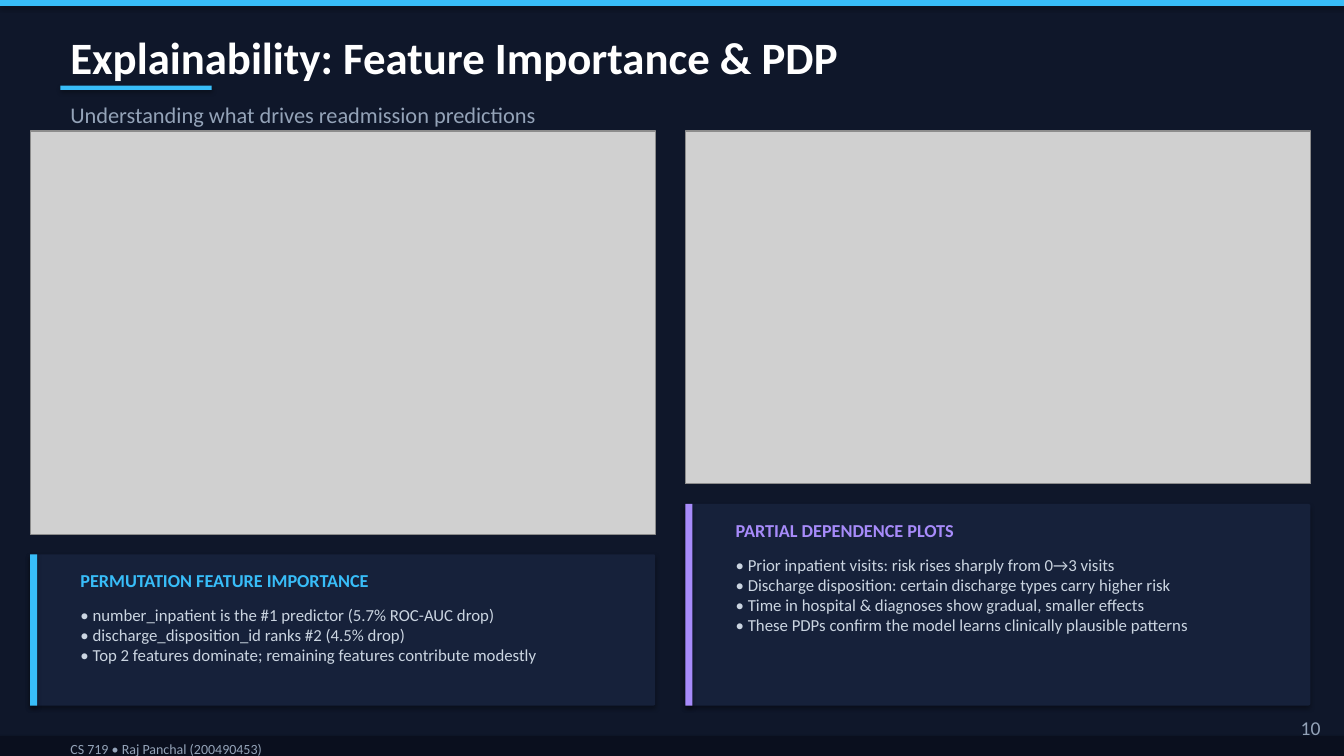
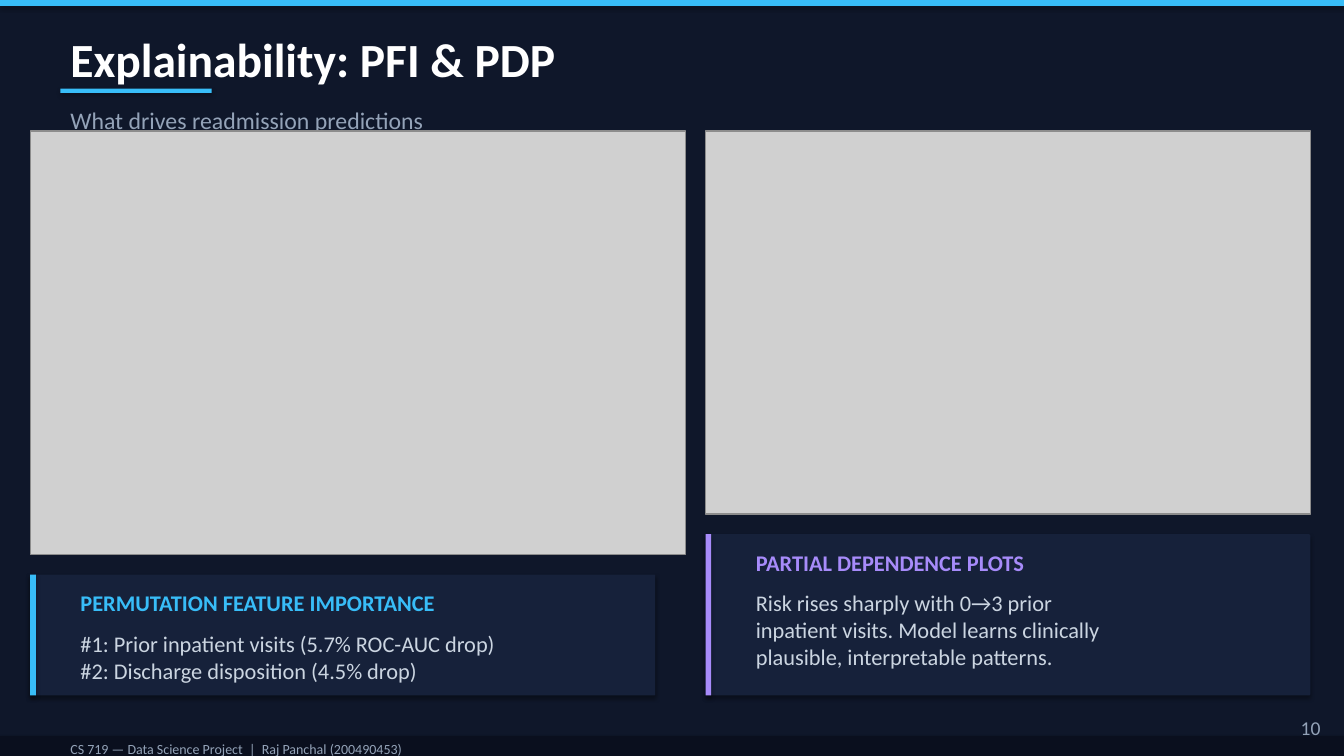
Before and after one commit to rajpanchal0101/CS-719, a slide deck: slide 10 of 200490453_Raj_Panchal_CS719_Final_Presentation.pptx. Drawn at 1344x756 pixels with LibreOffice and Linux fonts; fonts in the diff are those of the drawing; grey boxes stand for pictures. Boxes give left, top, right and bottom in pixels: in the first picture for what was removed or moved away, otherwise in the second. Text is boxed around its words. In the diff, an @@ line names an element or a change of style, - is before the commit and + after.

```diff
--- a/200490453_Raj_Panchal_CS719_Final_Presentation.pptx
+++ b/200490453_Raj_Panchal_CS719_Final_Presentation.pptx
@@ text at [70,43,556,89]: text changed; size 32 to 34 pt @@
-Explainability: Feature Importance & PDP
+Explainability: PFI & PDP
@@ text at [70,112,423,136]: text changed; size 16 to 17 pt @@
-Understanding what drives readmission predictions
+What drives readmission predictions
@@ picture: place and size @@
-picture at [30,131,655,534]
+picture at [30,131,686,555]
@@ picture: place and size @@
-picture at [686,131,1311,484]
+picture at [706,131,1311,514]
@@ rounded rectangle: place and size @@
-rounded rectangle at [686,504,1311,706]
+rounded rectangle at [706,534,1311,696]
@@ rectangle: place and size @@
-rectangle at [686,504,693,706]
+rectangle at [706,534,712,696]
@@ text "PARTIAL DEPENDENCE PLOTS" at [756,556,1024,571]: size 13 to 16 pt @@
@@ text "PARTIAL DEPENDENCE PLOTS": place and size @@
-text "PARTIAL DEPENDENCE PLOTS" at [736,525,953,537]
+text "PARTIAL DEPENDENCE PLOTS" at [756,556,1024,571]
@@ rounded rectangle: place and size @@
-rounded rectangle at [30,555,655,706]
+rounded rectangle at [30,575,655,696]
@@ rectangle: place and size @@
-rectangle at [30,555,37,706]
+rectangle at [30,575,36,696]
@@ text "PERMUTATION FEATURE IMPORTANCE": place and size @@
-text "PERMUTATION FEATURE IMPORTANCE" at [80,575,369,587]
+text "PERMUTATION FEATURE IMPORTANCE" at [80,596,435,611]
@@ text "PERMUTATION FEATURE IMPORTANCE" at [80,596,435,611]: size 13 to 16 pt @@
@@ text at [756,595,1099,669]: text changed; size 12 to 16 pt @@
-• Prior inpatient visits: risk rises sharply from 0→3 visits
-• Discharge disposition: certain discharge types carry higher risk
-• Time in hospital & diagnoses show gradual, smaller effects
-• These PDPs confirm the model learns clinically plausible patterns
+Risk rises sharply with 0→3 prior
+inpatient visits. Model learns clinically
+plausible, interpretable patterns.
@@ text at [80,636,494,683]: text changed; size 12 to 16 pt @@
-• number_inpatient is the #1 predictor (5.7% ROC-AUC drop)
-• discharge_disposition_id ranks #2 (4.5% drop)
-• Top 2 features dominate; remaining features contribute modestly
+#1: Prior inpatient visits (5.7% ROC-AUC drop)
+#2: Discharge disposition (4.5% drop)
@@ text at [70,744,402,756]: text changed @@
-CS 719 • Raj Panchal (200490453)
+CS 719 — Data Science Project | Raj Panchal (200490453)
```
Also in this commit, not shown: 11 other slides changed, 1 slide added, 1 slide removed.
